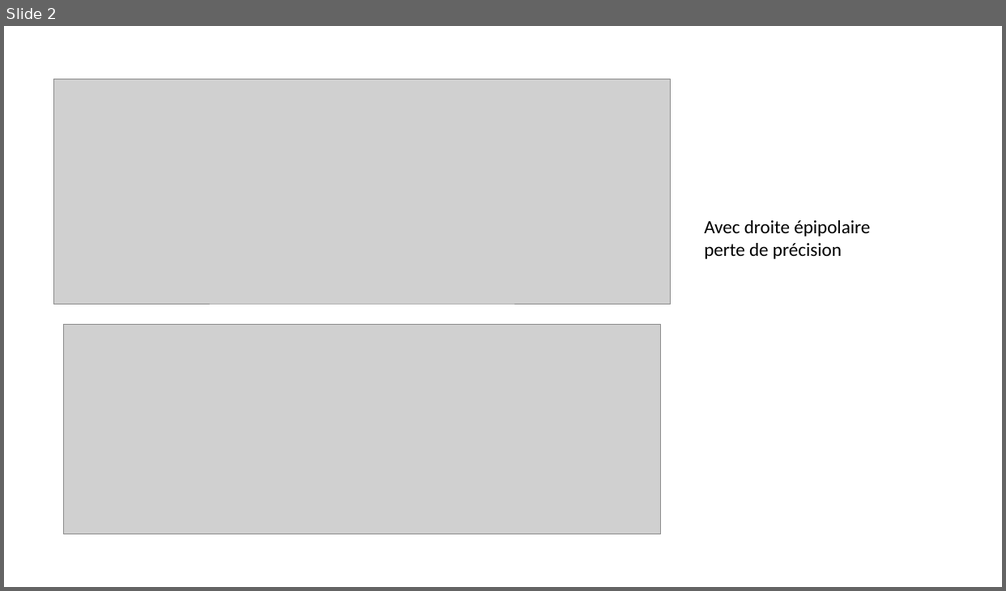
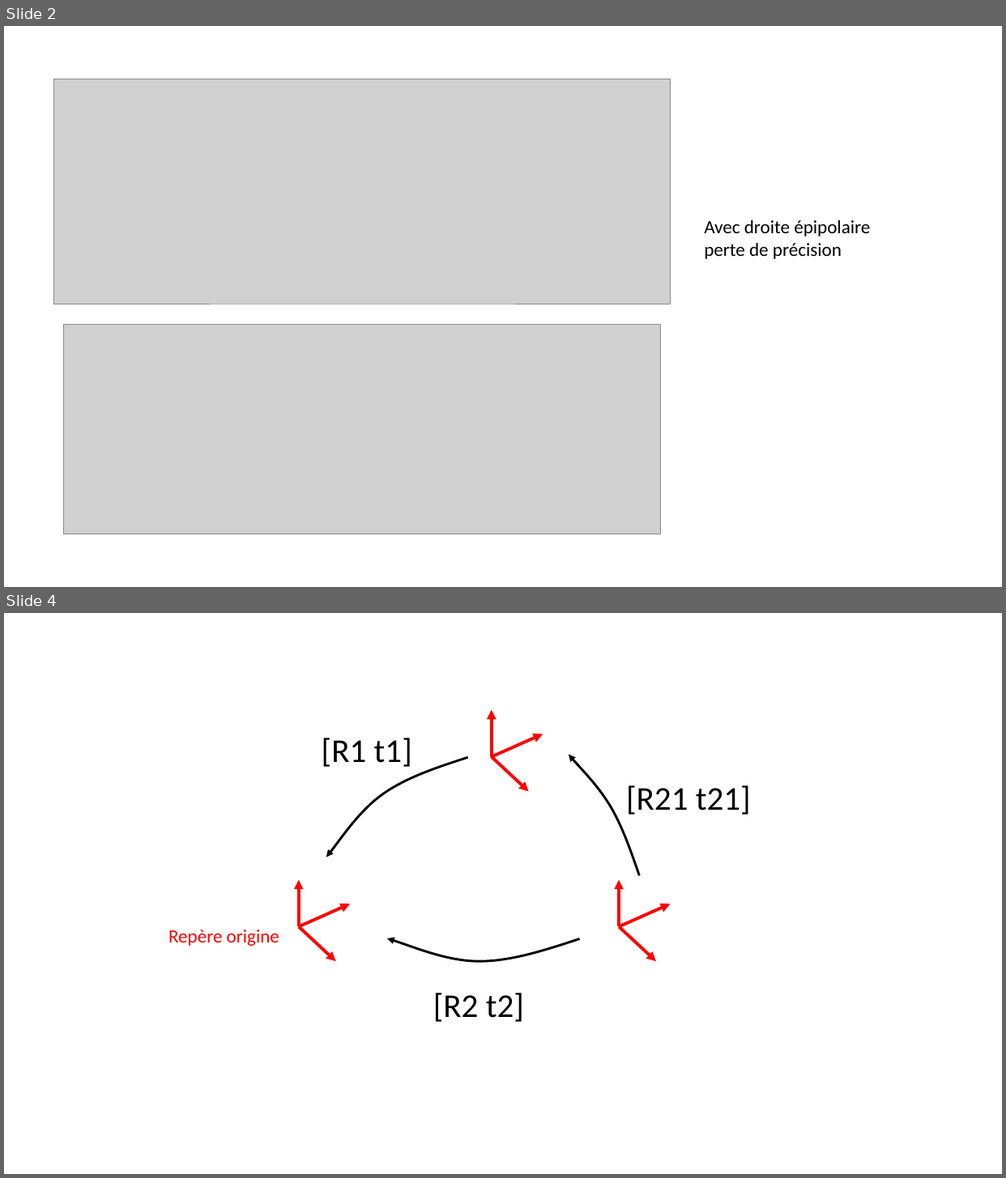
Before and after one commit to LucasISSARD/vision-artificielle, a slide deck: 3D/triangulation.pptx. Shown one above the other, each under a label of ours: slide 2 before the commit, slides 2 and 4 after it; the slides between them are not shown. The pictures are 1006x591 and 1006x1178 pixels, drawn with LibreOffice and Linux fonts; fonts in the diff are those of the drawing; grey boxes stand for pictures. Boxes give left, top, right and bottom in pixels: in the first picture for what was removed or moved away, otherwise in the second. Text is boxed around its words. In the diff, an @@ line names an element or a change of style, - is before the commit and + after.

```diff
--- a/3D/triangulation.pptx
+++ b/3D/triangulation.pptx
@@ slide 4 added at (x1=4, y1=613, x2=1002, y2=1174), background #FFFFFF @@
@@ arrow added from (492, 756) to (492, 710), #FF0000 3 pt @@
@@ freeform shape added at (x1=315, y1=743, x2=468, y2=858), outline #000000 2.25 pt @@
@@ text added at (x1=322, y1=738, x2=412, y2=767), 32 pt, text #000000 @@
+[R1 t1]
@@ rectangle added at (x1=380, y1=737, x2=436, y2=777), fill #FFFFFF, outline #FFFFFF 1 pt @@
@@ arrow added from (492, 756) to (529, 791), #FF0000 3 pt @@
@@ arrow added from (492, 756) to (543, 735), #FF0000 3 pt @@
@@ freeform shape added at (x1=569, y1=749, x2=648, y2=875), outline #000000 2.25 pt @@
@@ text added at (x1=626, y1=786, x2=751, y2=815), 32 pt, text #000000 @@
+[R21 t21]
@@ arrow added from (299, 926) to (299, 880), #FF0000 3 pt @@
@@ arrow added from (619, 926) to (619, 880), #FF0000 3 pt @@
@@ arrow added from (299, 926) to (335, 962), #FF0000 3 pt @@
@@ arrow added from (299, 926) to (350, 905), #FF0000 3 pt @@
@@ arrow added from (619, 926) to (656, 962), #FF0000 3 pt @@
@@ arrow added from (619, 926) to (671, 905), #FF0000 3 pt @@
@@ text added at (x1=168, y1=930, x2=279, y2=946), 18 pt, text #FF0000 @@
+Repère origine
@@ freeform shape added at (x1=387, y1=939, x2=580, y2=961), outline #000000 2.25 pt @@
@@ text added at (x1=433, y1=993, x2=524, y2=1022), 32 pt, text #000000 @@
+[R2 t2]
```
Also in this commit, not shown: 1 other slide added, 1 other file.
